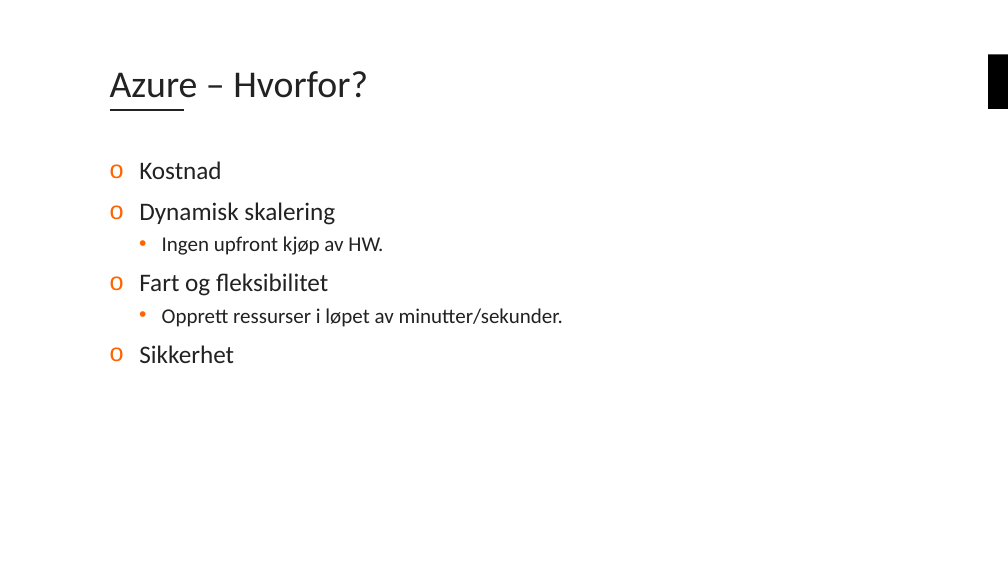
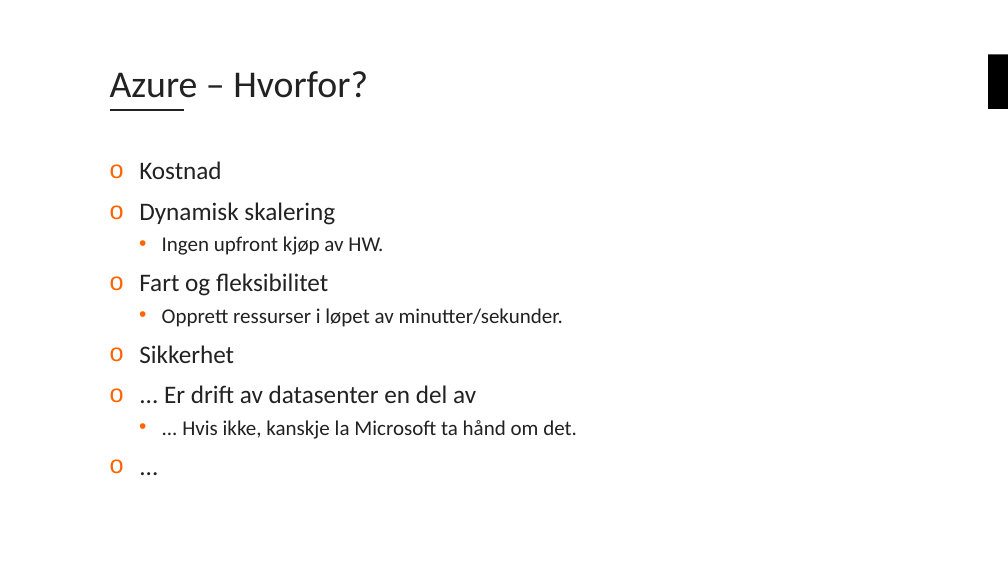
Before and after one commit to bouvet/azure-workshops, a slide deck: slide 6 of Workshop_1/Presentasjon/Azureskolen-Workshop#1.pptx. Drawn at 1008x567 pixels with LibreOffice and Linux fonts; fonts in the diff are those of the drawing; background and template pictures are left out. Boxes give left, top, right and bottom in pixels: in the first picture for what was removed or moved away, otherwise in the second. Text is boxed around its words. In the diff, an @@ line names an element or a change of style, - is before the commit and + after.

```diff
--- a/Workshop_1/Presentasjon/Azureskolen-Workshop#1.pptx
+++ b/Workshop_1/Presentasjon/Azureskolen-Workshop#1.pptx
@@ text at [164, 385, 577, 439]: paragraphs added @@
+o ... Er drift av datasenter en del av
+  • ... Hvis ikke, kanskje la Microsoft ta hånd om det.
+o ...
```
Also in this commit, not shown: 9 other slides changed, 2 slides added, 1 slide removed.
